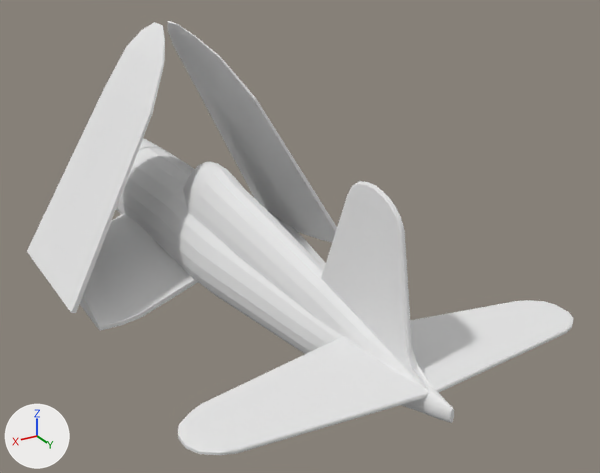
An edit to the OBJ model WW2-Naval/Resources/Aircraft/M/F4U/F4U 0.5.obj, drawn before and after from the same camera.
Both versions are drawn from a camera (50 mm lens) standing at (5.02, 10.41, 8.02) and looking at (-0.78, 0.74, 3.19). The lights are fixed; the arrows at lower left show +X, +Y and +Z. Where no turn or scale is listed for an object, it has been applied to the vertices.

Names of what the first picture shows: 'F4U_JiShen.001'.
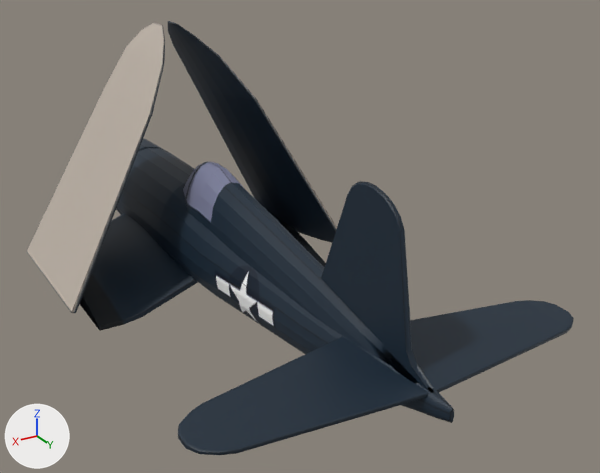
Location of each change, (x1, y1, x2, y2) in pixels of the pictures (600 x 473 px; the box of a moved part takes in the faces that stretch with it):
'F4U_JiShen.001', surface changed, reshaped: (27, 21, 574, 455) in both
part 1 of me_f4u_jishen_001, moved or reshaped: (165, 180, 441, 398) in both
part 2 of me_f4u_jishen_001, deleted: before (80, 296, 100, 330)
part 3 of me_f4u_jishen_001, recoloured: (116, 138, 454, 423) in both
part 4 of me_f4u_jishen_001, recoloured (white to blue): (188, 162, 365, 341) in both

The change in detail:
Picture 'F4U 0.png' (img_f4u_0_png) is new.
Picture 'F4U 0.5.png' (img_f4u_0_5_png) is new.
In material 'initialShadingGroup.003' (mat_initialshadinggroup_003), base_color is no longer (0.8, 0.8, 0.8), white #e7e7e7.
In material 'initialShadingGroup.003' (mat_initialshadinggroup_003), texture is now set to img_f4u_0_5_png.
In material 'initialShadingGroup.003' (mat_initialshadinggroup_003), roughness goes from 1.0 to 0.526.
Material 'initialShadingGroup.005' (mat_initialshadinggroup_005) is new.
Its texture is img_f4u_0_png.
Its roughness is 0.526.
Material 'initialShadingGroup' (mat_initialshadinggroup) is new.
Its texture is img_f4u_0_png.
Its roughness is 0.526.
me_f4u_jishen_001 is used by ob_f4u_jishen_001; location (0.0, 0.0, 0.0).
Verts and faces of me_f4u_jishen_001; kept vertices keep their numbers, new ones are numbered from 1275.
Before the commit, vertices of me_f4u_jishen_001: 490 (2.02, -0.36, 1.88) at pixel (99, 330), 492 (2.02, -0.36, 1.95) at pixel (99, 326), 497 (2.02, -2.84, 2.25), 498 (2.02, -3.05, 2.06), 499 (2.02, -3.02, 2.16).
Before the commit, vertices of me_f4u_jishen_001: 500 (2.02, -2.94, 2.22), 504 (2.02, -2.84, 1.88), 505 (2.02, -2.94, 1.9), 506 (2.02, -3.02, 1.97), 507 (2.02, -2.37, 2.28).
Before the commit, vertices of me_f4u_jishen_001: 508 (2.02, -1.89, 2.27), 509 (2.02, -1.43, 2.21), 510 (2.02, -0.97, 2.11) at pixel (85, 300).
me_f4u_jishen_001 had 1275 vertices, 1162 faces and spanned x -2.6..2.6, y -5.26..5.08, z 1.87..5.96.
me_f4u_jishen_001 now has 1298 vertices, 1153 faces and spans x -2.6..2.6, y -5.26..5.08, z 1.87..5.96.
Part 1, on me_f4u_jishen_001:
36 vertices are removed from x -0.42..0.42, y -1.29..4.87, z 2.85..3.57.
68 faces are deleted.
2 vertices move from x -0.14..0.14, y -1.2, z 3.59 to x -0.14..0.14, y -1.19, z 3.61.
59 vertices are added at x -0.41..0.41, y -1.19..4.69, z 3.06..3.63.
26 new faces join them, mat_initialshadinggroup (picture img_f4u_0_png).
35 new faces join them, mat_initialshadinggroup_005 (picture img_f4u_0_png).
Part 2, on me_f4u_jishen_001:
Faces deleted: (490, 492, 510, 509, 508, 507, 497, 500, 499, 498, 506, 505, 504).
me_f4u_jishen_001 part 3: 418 faces spanning x -0.7..0.7, y -4.62..5.08, z 2.04..3.64 switch from mat_initialshadinggroup_003 (white #e7e7e7) to mat_initialshadinggroup (picture img_f4u_0_png).
me_f4u_jishen_001 part 4: 56 faces spanning x -0.4..0.4, y -1.14..3.6, z 3.13..4.09 switch from mat_initialshadinggroup_003 (white #e7e7e7) to mat_initialshadinggroup_005 (picture img_f4u_0_png).
